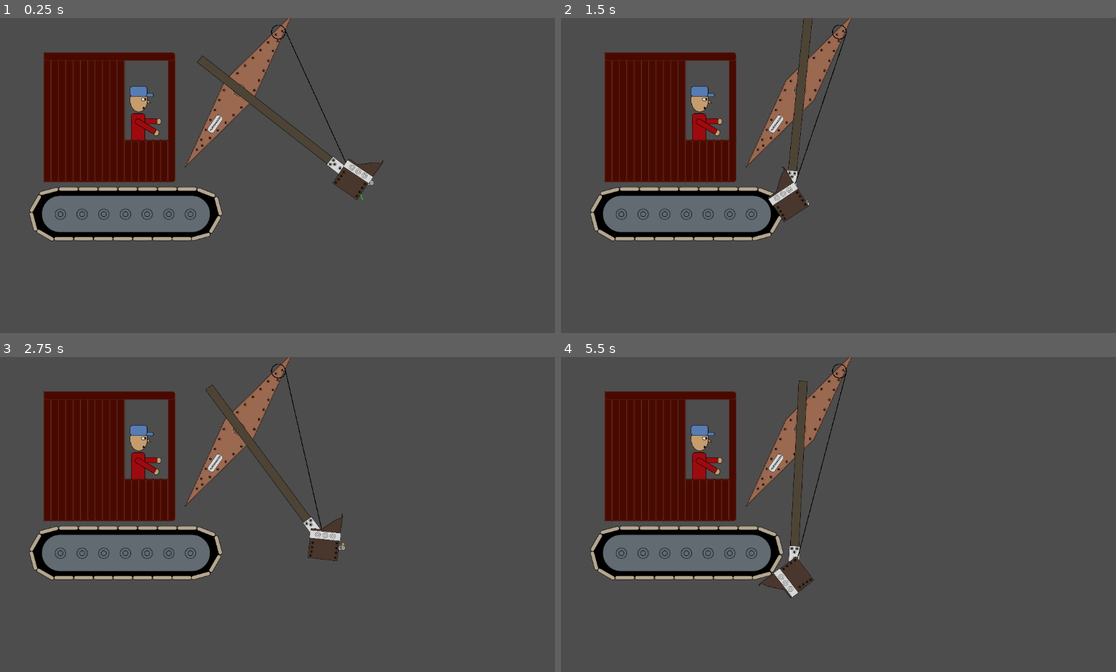
Above: before the commit, frames 1-4 (two rows, left to right).
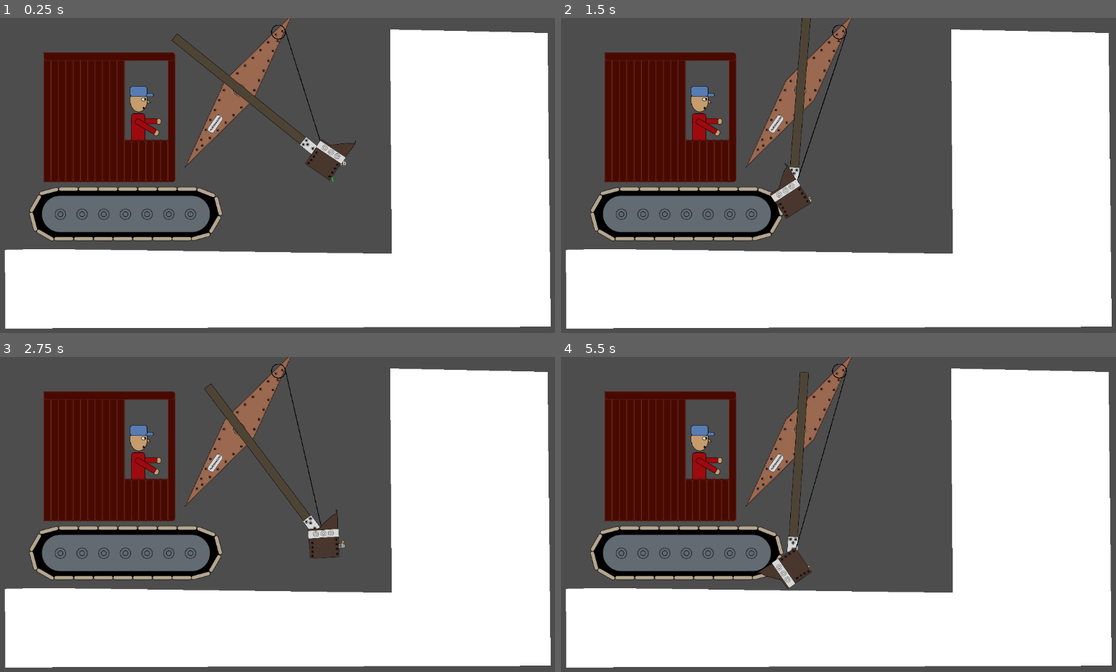
Above: after the commit, the same moments.

Repository: Lobbsterwaffles/Steam-Shov
Game: Godot game, scene res://jonly.tscn
Two runs of this game, one before a commit and one after it. Both use one fixed random seed, a clock stepped at 60 frames per second and the inputs below.
Inputs:
- Up to frame 1 (0.25 s): no input
- Up to frame 2 (1.5 s): hold Q 0.53-1.28 s; tap Space at 0.77 s; hold S from 1.28 s (still down); tap Q at 1.35 s
- Up to frame 3 (2.75 s): tap Space at 1.52 s; release S at 2.03 s; hold Q from 2.03 s (still down)
- Up to frame 4 (5.5 s): release Q at 2.78 s; tap Q at 2.85, 4.35 s; tap Space at 3.02, 3.77, 4.52 s; hold Q 3.53-4.28 s; hold A 3.53-5.03 s; hold S from 5.03 s (still down); hold Q from 5.03 s (still down)

The runs differ from the first frame. In frame 1, 45% of the frame differs, in the area x 0-100%, y 3-99%; in frame 2, 44%; in frame 3, 44%; in frame 4, 45%.

Commit message:
wall of dirt and diff starting pos

Diff:
--- a/jonly.tscn
+++ b/jonly.tscn
@@ -95,7 +95,7 @@
 shape = SubResource("RectangleShape2D_75g0j")
 
 [node name="crowd" type="RigidBody2D" parent="." unique_id=1593320042]
-position = Vector2(387.71594, 313.83154)
+position = Vector2(309, 258)
 rotation = 0.61086524
 collision_layer = 0
 script = ExtResource("1_gna47")
@@ -111,8 +111,8 @@
 
 [node name="scoop" type="RigidBody2D" parent="crowd" unique_id=1575059163 node_paths=PackedStringArray("sheave")]
 position = Vector2(215.47882, 0.5428772)
-collision_layer = 2
-collision_mask = 3
+collision_layer = 6
+collision_mask = 7
 mass = 10.0
 center_of_mass_mode = 1
 center_of_mass = Vector2(0, 70.6)
@@ -146,7 +146,7 @@
 node_a = NodePath("..")
 node_b = NodePath("../../sliderblock")
 length = 400.0
-initial_offset = 377.0
+initial_offset = 281.0
 
 [node name="j_arm_sliderblock" type="PinJoint2D" parent="." unique_id=131223294]
 position = Vector2(235, 207)
@@ -154,11 +154,17 @@
 node_b = NodePath("../sliderblock")
 
 [node name="j_crowd_scoop" type="PinJoint2D" parent="." unique_id=847002039]
-position = Vector2(563.84814, 437.35703)
+position = Vector2(485, 382)
 node_a = NodePath("../crowd")
 node_b = NodePath("../crowd/scoop")
 
 [node name="w" type="Marker2D" parent="." unique_id=563057708]
 position = Vector2(347.0683, 40.516537)
 
-[node name="World" type="Node2D" parent="." unique_id=2097796167]
+[node name="World" type="StaticBody2D" parent="." unique_id=101799484]
+
+[node name="Polygon2D" type="Polygon2D" parent="World" unique_id=304011962]
+polygon = PackedVector2Array(-341, 665, 673, 679, 668, 33, 1121, 43, 1130, 889, -438, 894, -440, 668)
+
+[node name="CollisionPolygon2D" type="CollisionPolygon2D" parent="World" unique_id=596824375]
+polygon = PackedVector2Array(-438, 896, 1126, 885, 1119, 45, 671, 33, 673, 668, -442, 665)
